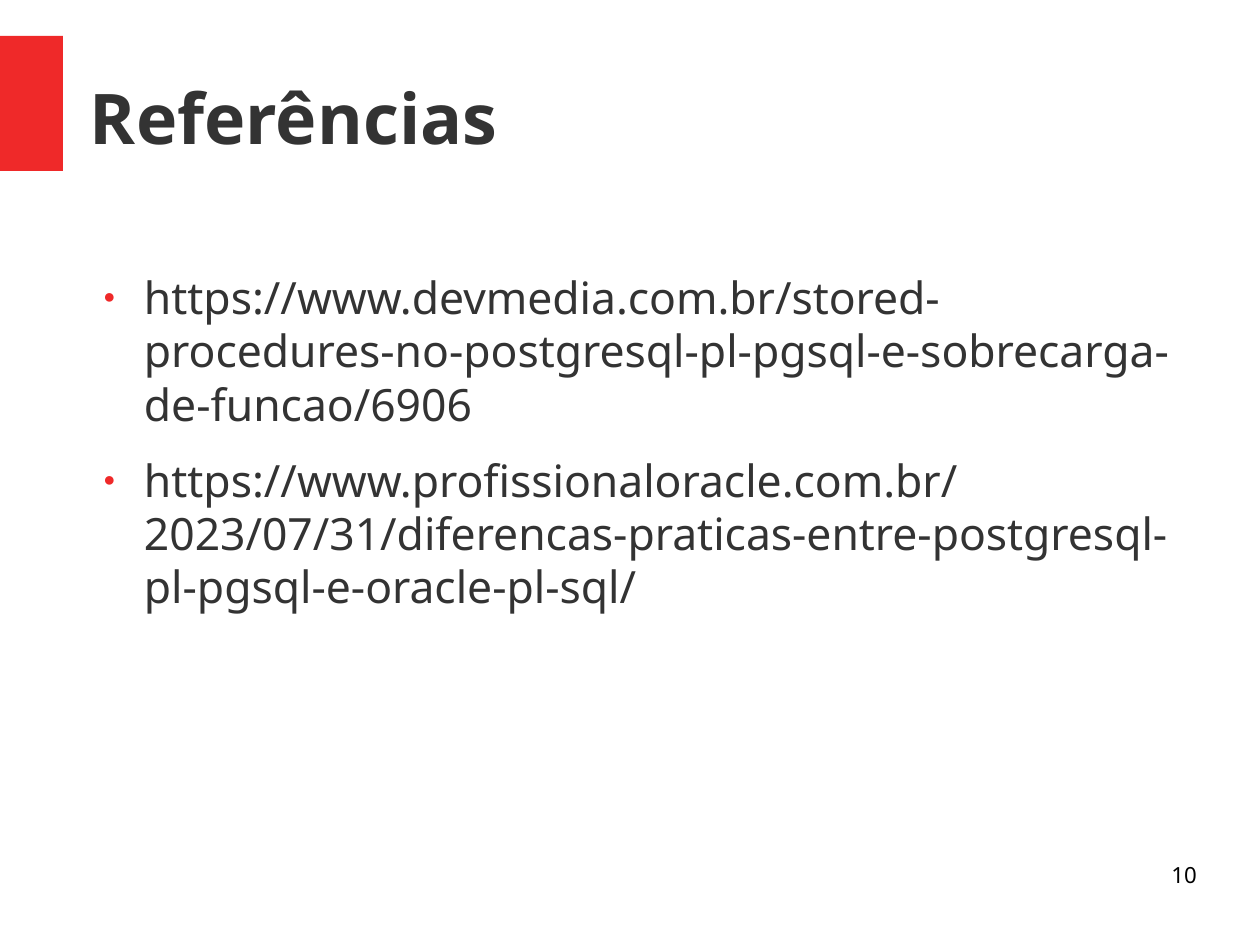
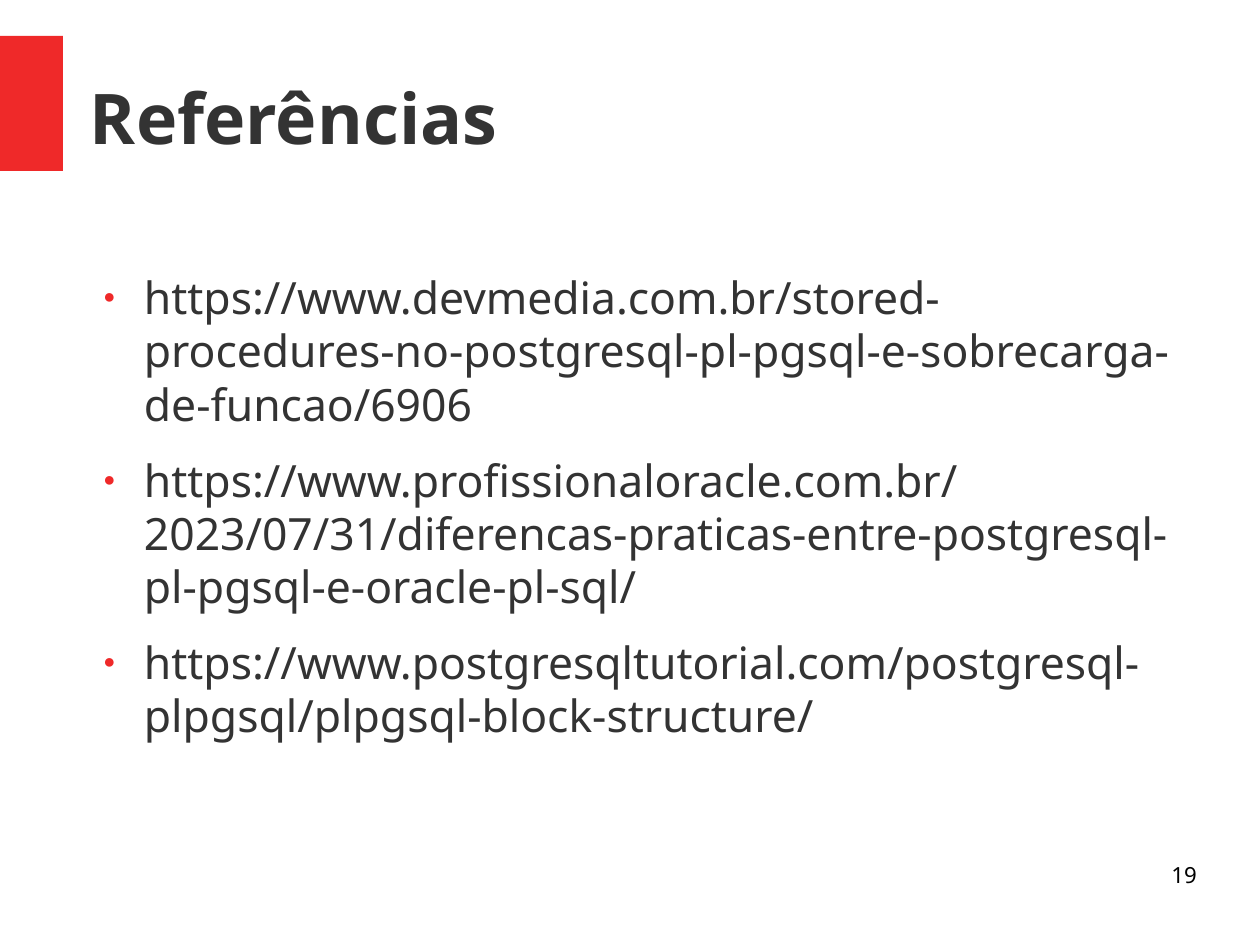
Before and after one commit to viniciusalveshax/aulas, a slide deck: slide 19 of banco-de-dados-2/04-pl_sql/bd2-04-plpgsql.odp (slide 10 before the commit). Drawn at 1260x945 pixels with LibreOffice and Linux fonts; fonts in the diff are those of the drawing. Boxes give left, top, right and bottom in pixels: in the first picture for what was removed or moved away, otherwise in the second. Text is boxed around its words. In the diff, an @@ line names an element or a change of style, - is before the commit and + after.

```diff
--- a/banco-de-dados-2/04-pl_sql/bd2-04-plpgsql.odp
+++ b/banco-de-dados-2/04-pl_sql/bd2-04-plpgsql.odp
@@ text at box(144, 645, 1139, 743): paragraph added @@
+● https://www.postgresqltutorial.com/postgresql-plpgsql/plpgsql-block-structure/
@@ page number at box(1171, 867, 1196, 884): text changed @@
-10
+19
```
Also in this commit, not shown: 9 slides added.
